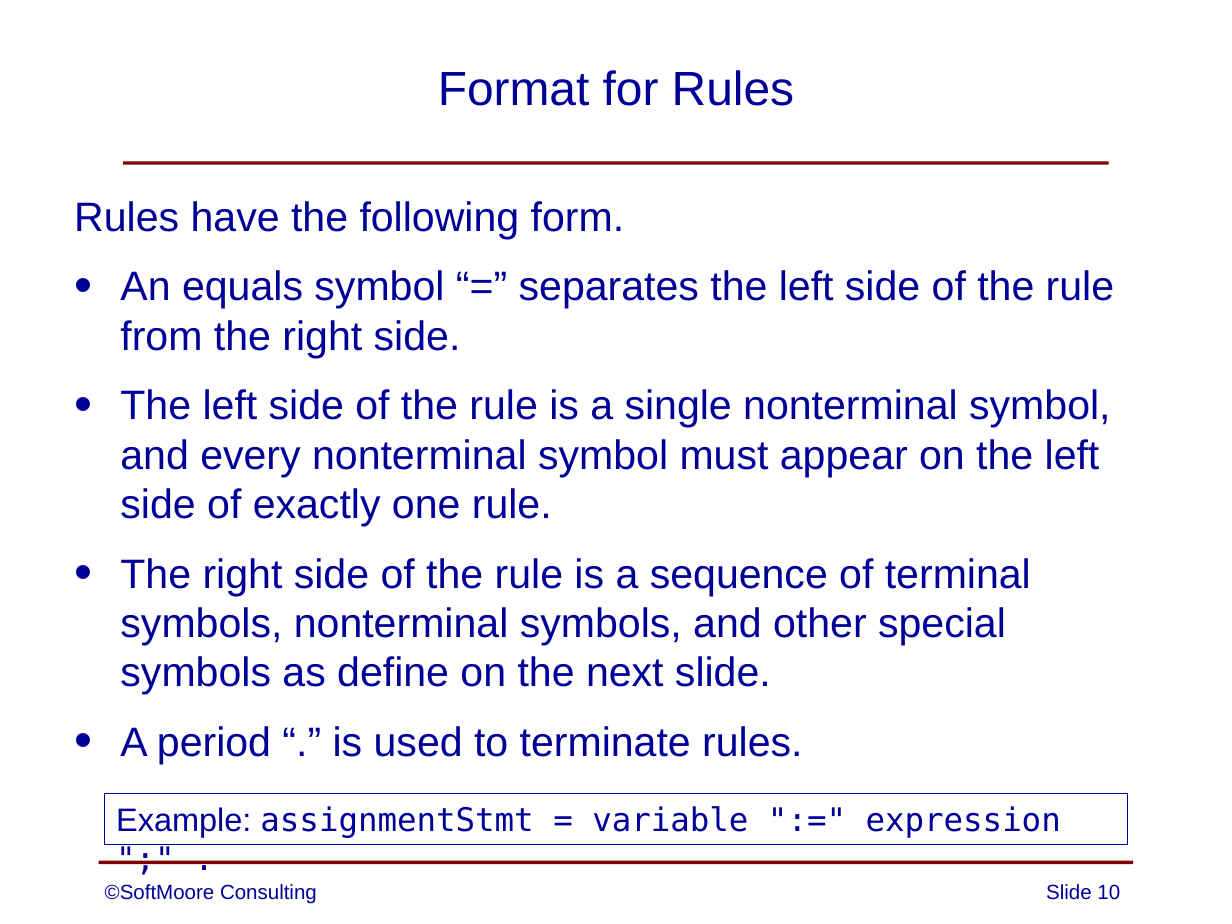
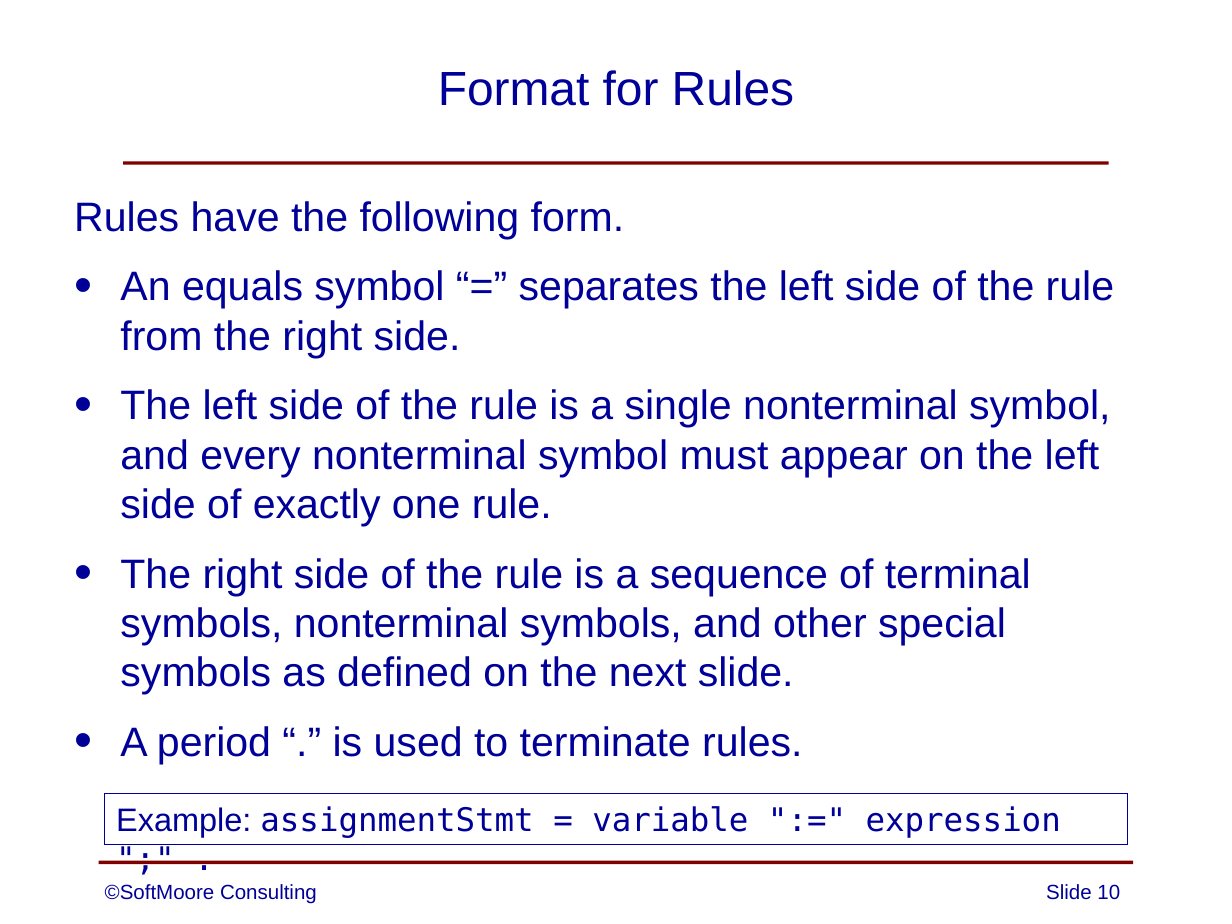
Before and after one commit to SoftMoore/CPRL-Kt-2nd, a slide deck: slide 10 of PowerPoints/03 - Context-Free Grammars.pptx. Drawn at 1232x924 pixels with LibreOffice and Linux fonts; fonts in the diff are those of the drawing. Boxes give left, top, right and bottom in pixels: in the first picture for what was removed or moved away, otherwise in the second. Text is boxed around its words. In the diff, an @@ line names an element or a change of style, - is before the commit and + after.

Commit message:
minor correction to one PowerPoint slice

```diff
--- a/PowerPoints/03 - Context-Free Grammars.pptx
+++ b/PowerPoints/03 - Context-Free Grammars.pptx
@@ text at (120, 558, 1031, 695): text changed @@
-• The right side of the rule is a sequence of terminal symbols, nonterminal symbols, and other special symbols as define on the next slide.
+• The right side of the rule is a sequence of terminal symbols, nonterminal symbols, and other special symbols as defined on the next slide.
```
